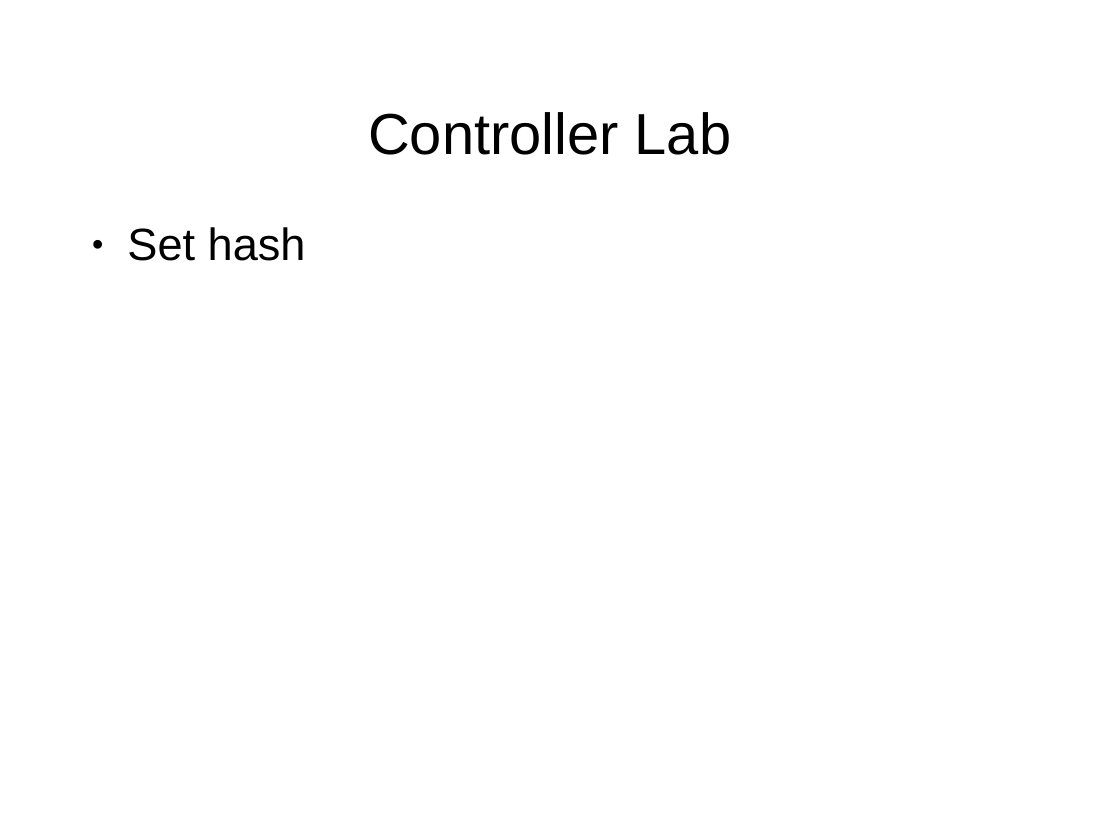
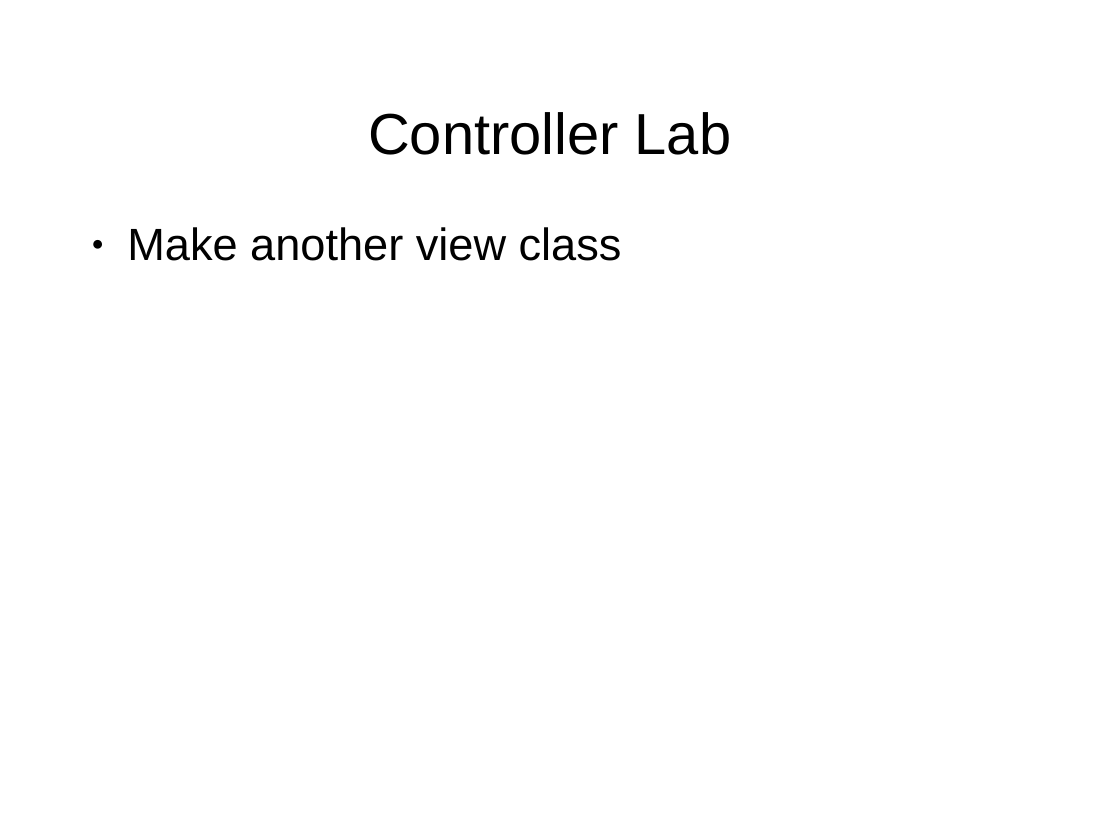
Before and after one commit to puppetMaster3/bikeSheding, a slide deck: slide 21 of training/2of2.ppt (slide 20 before the commit). Drawn at 1120x840 pixels with LibreOffice and Linux fonts; fonts in the diff are those of the drawing; background and template pictures are left out. Boxes give left, top, right and bottom in pixels: in the first picture for what was removed or moved away, otherwise in the second. Text is boxed around its words. In the diff, an @@ line names an element or a change of style, - is before the commit and + after.

```diff
--- a/training/2of2.ppt
+++ b/training/2of2.ppt
@@ text at (x1=127, y1=227, x2=622, y2=261): text changed @@
-● Set hash
+● Make another view class
```
Also in this commit, not shown: 6 other slides changed, 2 slides added, 1 slide removed, 7 other files.
